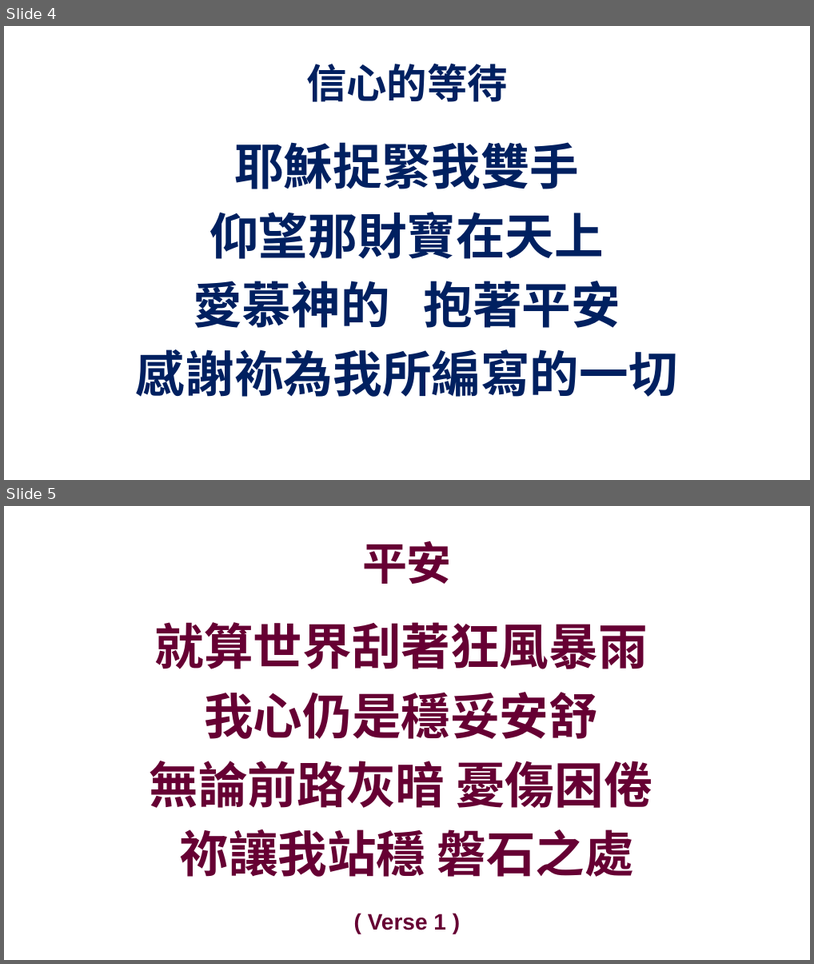
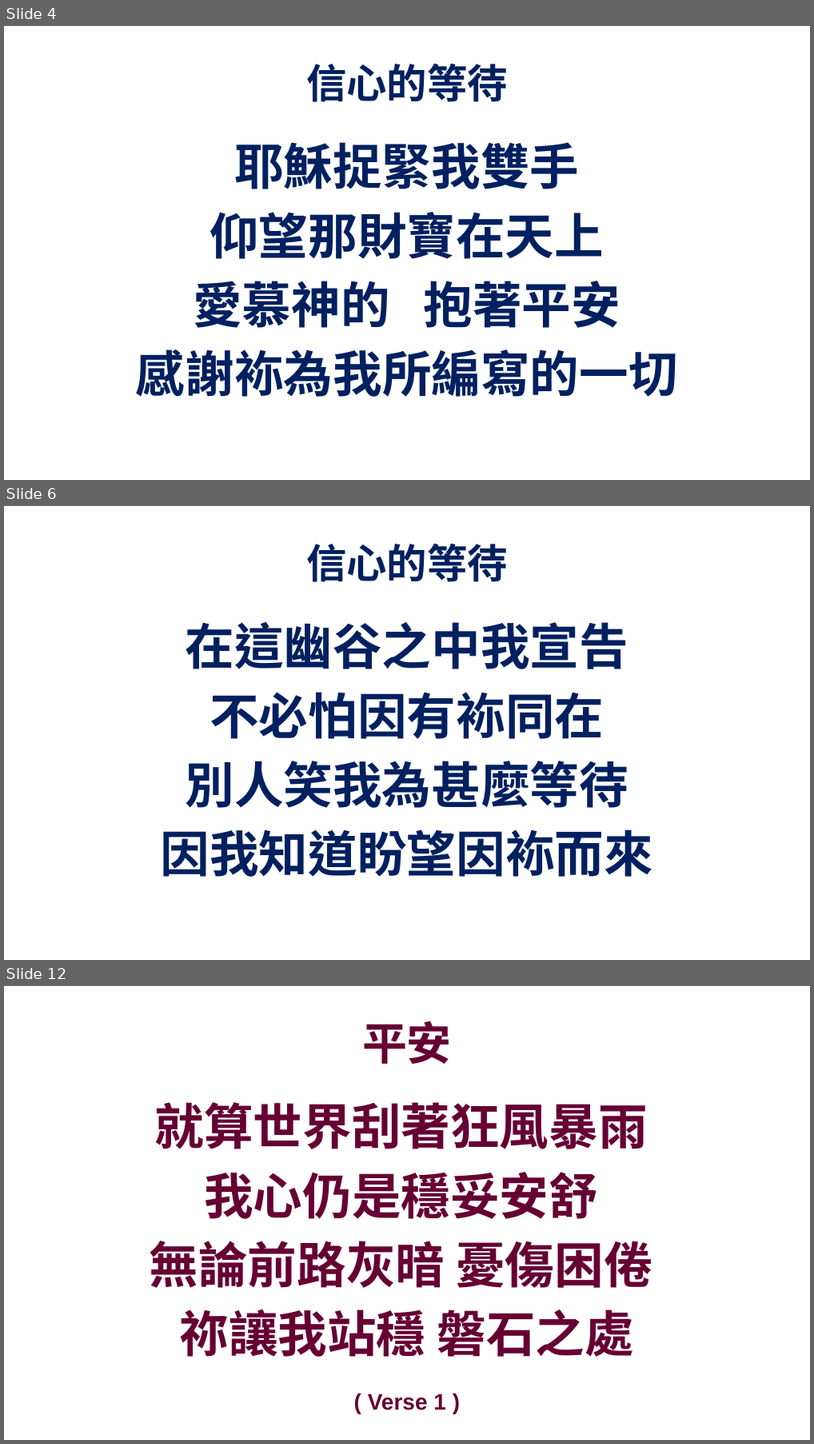
Before and after one commit to batisuoc/prayermeeting, a slide deck: 2020/9月/3-9.pptx. Shown one above the other, each under a label of ours: slides 4 and 5 before the commit, slides 4, 6 and 12 after it; the slides between them are not shown. The pictures are 814x964 and 814x1444 pixels, drawn with LibreOffice and Linux fonts; fonts in the diff are those of the drawing; background and template pictures are left out. Boxes give left, top, right and bottom in pixels: in the first picture for what was removed or moved away, otherwise in the second. Text is boxed around its words. In the diff, an @@ line names an element or a change of style, - is before the commit and + after.

```diff
--- a/2020/9月/3-9.pptx
+++ b/2020/9月/3-9.pptx
@@ slide 6 added at (4,506,810,960), background picture (left out) @@
@@ title added at (306,543,508,582), 36 pt, text #002060, bold @@
+信心的等待
@@ text added at (161,622,654,876), 44 pt, text #002060, bold @@
+在這幽谷之中我宣告
+不必怕因有袮同在
+別人笑我為甚麼等待
+因我知道盼望因袮而來
@@ what was slide 5 is now slide 12 @@
```
Also in this commit, not shown: 1 slide changed, 11 other slides added, 4 other files.
